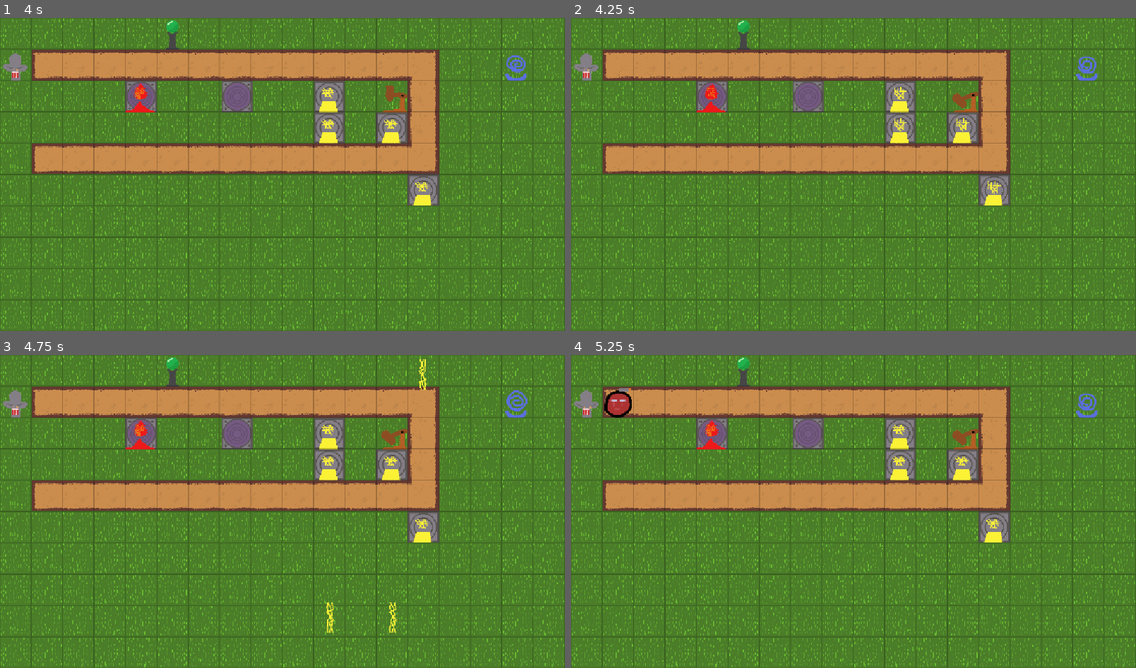
Above: before the commit, frames 1-4 (two rows, left to right).
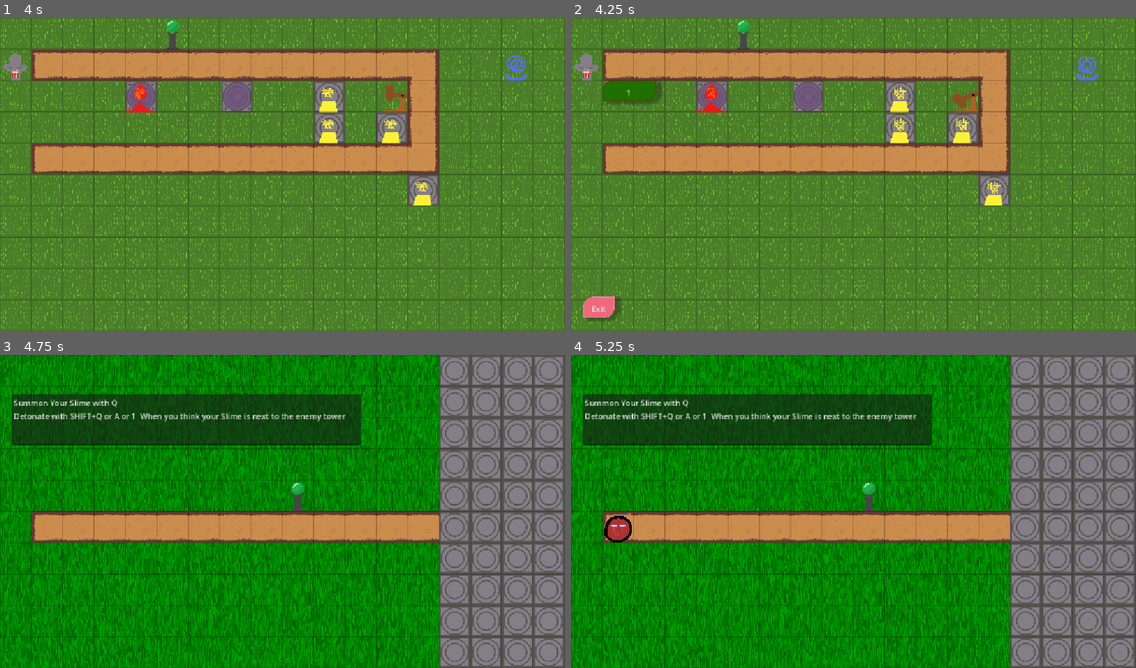
Above: after the commit, the same moments.

Repository: PeanutPiglet/SlimeTiming
Game: Godot game, scene res://levels/level_host.tscn
Same seed, same stepped clock (60 frames per second), same inputs: the game is played once before the commit and once after it.
Inputs (mouse positions are in pixels of both pictures, inside the frame that each line leads up to):
- Up to frame 1 (4 s): tap one key every 0.75 s from 0.6 s: A (act1) S (act2) D (act3) F (act4); hold Shift (active) from 3.53 s (still down)
- Up to frame 2 (4.25 s): keep holding Shift (active); tap Escape (escape) at 4.15 s
- Up to frame 3 (4.75 s): release Shift (active) at 4.25 s; click (56, 426) at 4.25 s, where only the run after the commit has a clickable "1"
- Up to frame 4 (5.25 s): tap Q (spawn1) at 5.1 s

Frame 1 is identical in both runs. In frame 2, 1.2% of the frame differs, in the area x 2-16%, y 20-97%; in frame 3, 100%, in the area x 0-100%, y 0-100%; in frame 4, 100%.

Commit message:
feat: link level selector to host

Diff:
--- a/levels/level_host.tscn
+++ b/levels/level_host.tscn
@@ -1,13 +1,12 @@
 [gd_scene format=3 uid="uid://be37rre4os2yn"]
 
 [ext_resource type="Script" uid="uid://dh3ri5dwmjsp2" path="res://scripts/level_host.gd" id="1_36nvt"]
-[ext_resource type="AudioStream" uid="uid://cre0doyd2cugx" path="res://assets/Focus.ogg" id="2_0o6oq"]
 [ext_resource type="PackedScene" uid="uid://dw7tvqsmkb54t" path="res://levels/popup.tscn" id="2_0o6oq"]
 
 [node name="LevelHost" type="Node2D" unique_id=1498637216]
 script = ExtResource("1_36nvt")
 
 [node name="BackgroundMusic" type="AudioStreamPlayer" parent="." unique_id=667698954]
-stream = ExtResource("2_0o6oq")
 max_polyphony = 2
+
 [node name="Popup" parent="." unique_id=1956957411 instance=ExtResource("2_0o6oq")]
--- a/levels/menus/level_select_screen.gd
+++ b/levels/menus/level_select_screen.gd
@@ -22,4 +22,4 @@
 		get_tree().change_scene_to_file("res://scenes/menus/main.tscn")
 func _on_start_pressed(name):
 	var file = ("res://levels/level"+ str(name)+ ".tscn")
-	get_tree().change_scene_to_file(file)
+	get_tree().current_scene.load_level(file)
--- a/scripts/level.gd
+++ b/scripts/level.gd
@@ -63,9 +63,6 @@
 
 	if Input.is_action_just_pressed("reload"):
 		restart_callback.call()
-	if Input.is_action_just_pressed("escape"):
-		#PLS FIX!!!!
-		pass
 
 func spawn(type):
 	if not allowed_troops[type]:
--- a/scripts/level_host.gd
+++ b/scripts/level_host.gd
@@ -8,6 +8,8 @@
 var active_level:GameLevel;
 
 const END_SCREEN = "res://levels/end.tscn"
+const level_selector_scene = preload("res://levels/menus/level_select_screen.tscn")
+var level_selector: Node;
 
 # Called when the node enters the scene tree for the first time.
 func _ready() -> void:
@@ -24,7 +26,12 @@
 
 # Called every frame. 'delta' is the elapsed time since the previous frame.
 func _process(delta: float) -> void:
-	pass
+	if Input.is_action_just_pressed("escape"):
+		if level_selector:
+			level_selector.queue_free()
+		else:
+			level_selector = level_selector_scene.instantiate()
+			add_child(level_selector)
 
 
 func _on_timer_timeout():
@@ -39,6 +46,9 @@
 
 
 func load_level(level_path: String):
+	if level_selector:
+		level_selector.queue_free()
+
 	var level = load(level_path)
 	if not level:
 		print("Failed to load level at ", level_path)
